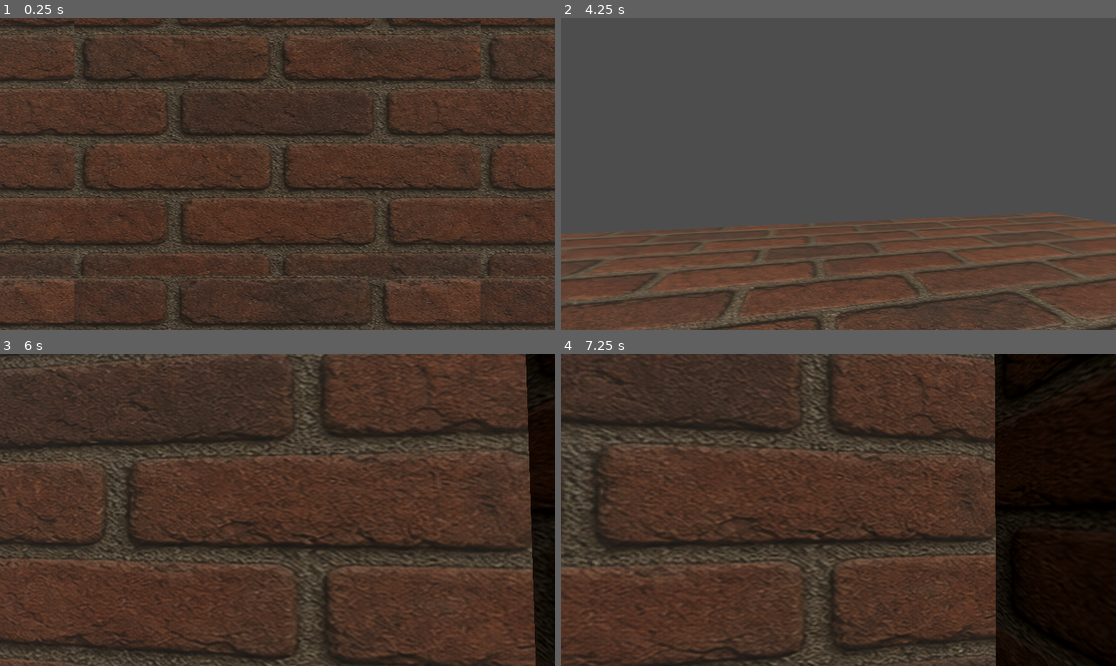
Above: before the commit, frames 1-4 (two rows, left to right).
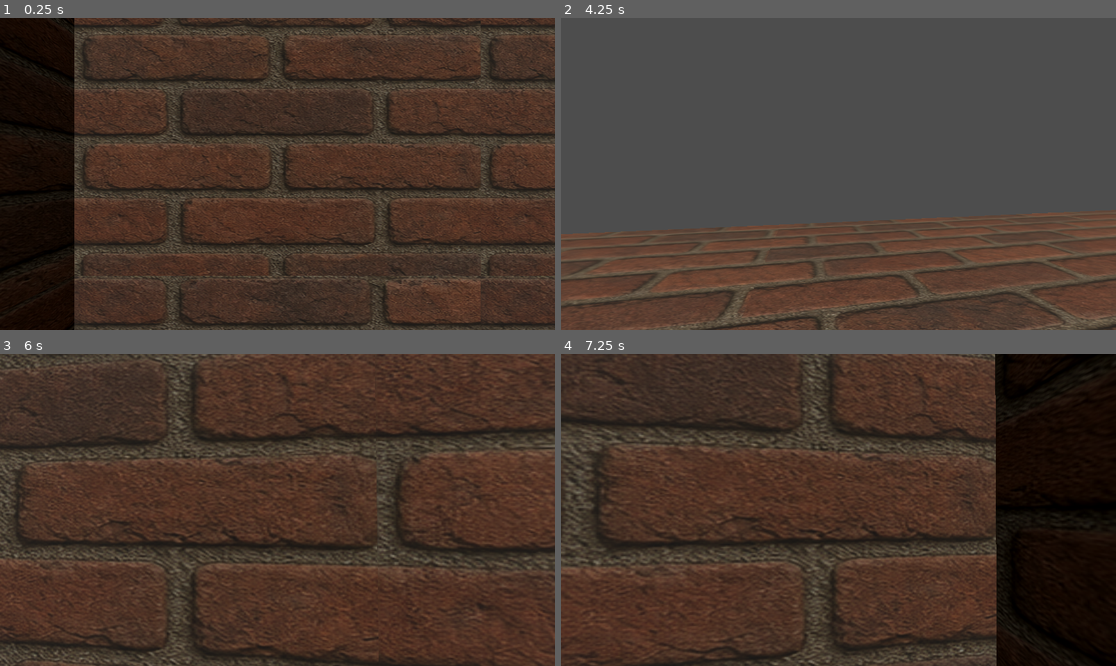
Above: after the commit, the same moments.

Repository: unOwen1111/3d-sample
Game: Godot game, scene res://scenes/main.tscn
The game is run twice, just before and just after one commit, with the same random seed, the same clock (stepped at 60 frames per second) and the same inputs.
Inputs (mouse positions are in pixels of both pictures, inside the frame that each line leads up to):
- Up to frame 1 (0.25 s): no input
- Up to frame 2 (4.25 s): tap Enter (ui_accept) at 0.5, 0.77, 1.52, 2.75, 3.02, 3.77 s; move the mouse to (866, 174) at 0.52 s; hold W (move_forward) from 0.53 s (still down); move the mouse to (810, 174) at 1.27 s; move the mouse to (849, 167) at 2.02 s; move the mouse to (832, 180) at 2.77 s; move the mouse to (877, 177) at 3.52 s
- Up to frame 3 (6 s): move the mouse to (233, 506) at 4.27 s; tap Enter (ui_accept) at 4.52, 5 s; move the mouse to (283, 510) at 5.02 s; move the mouse to (255, 503) at 5.77 s; release W (move_forward) at 5.78 s; hold D (move_right) from 5.78 s (still down)
- Up to frame 4 (7.25 s): tap Enter (ui_accept) at 6.02, 6.77 s; move the mouse to (866, 510) at 6.52 s; release D (move_right) at 6.53 s; hold W (move_forward) from 6.53 s (still down)

The runs differ from the first frame. In frame 1, 13% of the frame differs, in the area x 0-14%, y 0-100%; in frame 2, 0.1%; in frame 3, 18%, in the area x 0-100%, y 0-100%; in frame 4, 0.1%.

Commit message:
Refactor maze to dynamic generation with main.gd and Global autoload

Diff:
--- a/project.godot
+++ b/project.godot
@@ -14,6 +14,10 @@
 run/main_scene="res://scenes/main.tscn"
 config/features=PackedStringArray("4.6", "GL Compatibility")
 config/icon="res://icon.svg"
+
+[autoload]
+
+Global="*uid://cq6wa7xsm0ypt"
 
 [input]
 
--- a/scenes/main.tscn
+++ b/scenes/main.tscn
@@ -1,14 +1,12 @@
 [gd_scene format=3 uid="uid://coiyxvfqg8f7h"]
 
-[ext_resource type="PackedScene" uid="uid://5jnwn7sjdsmg" path="res://scenes/floor_and_wall.tscn" id="1_0xm2m"]
-[ext_resource type="PackedScene" uid="uid://c3uv3dhqgcuf1" path="res://scenes/floor_and_player.tscn" id="1_h2yge"]
-[ext_resource type="PackedScene" uid="uid://0x4wndd6y1hv" path="res://scenes/floor_only.tscn" id="4_1bvp3"]
-[ext_resource type="PackedScene" uid="uid://784ha3x2unbh" path="res://scenes/floor_and_goal.tscn" id="4_7mycd"]
+[ext_resource type="Script" uid="uid://bjspckci3526n" path="res://scripts/main.gd" id="1_0wfyh"]
 [ext_resource type="Script" uid="uid://cx1tf5h855vpi" path="res://scripts/hud.gd" id="4_lquwl"]
 
 [sub_resource type="Environment" id="Environment_1bvp3"]
 
 [node name="Main" type="Node3D" unique_id=147820603]
+script = ExtResource("1_0wfyh")
 
 [node name="DirectionalLight3D" type="DirectionalLight3D" parent="." unique_id=2067590261]
 transform = Transform3D(1, 0, 0, 0, 0.49999997, 0.86602545, 0, -0.86602545, 0.49999997, 0, 4, 0)
@@ -39,77 +37,3 @@
 vertical_alignment = 1
 
 [node name="Maze" type="Node3D" parent="." unique_id=1401788385]
-
-[node name="FloorAndWall_0_0" parent="Maze" unique_id=1711537256 instance=ExtResource("1_0xm2m")]
-transform = Transform3D(1, 0, 0, 0, 1, 0, 0, 0, 1, -2, 0, -1)
-
-[node name="FloorAndWall_0_1" parent="Maze" unique_id=722799159 instance=ExtResource("1_0xm2m")]
-transform = Transform3D(1, 0, 0, 0, 1, 0, 0, 0, 1, -1, 0, -1)
-
-[node name="FloorAndWall_0_2" parent="Maze" unique_id=1052402660 instance=ExtResource("1_0xm2m")]
-transform = Transform3D(1, 0, 0, 0, 1, 0, 0, 0, 1, 0, 0, -1)
-
-[node name="FloorAndWall_0_3" parent="Maze" unique_id=181394246 instance=ExtResource("1_0xm2m")]
-transform = Transform3D(1, 0, 0, 0, 1, 0, 0, 0, 1, 1, 0, -1)
-
-[node name="FloorAndWall_0_4" parent="Maze" unique_id=1662721502 instance=ExtResource("1_0xm2m")]
-transform = Transform3D(1, 0, 0, 0, 1, 0, 0, 0, 1, 2, 0, -1)
-
-[node name="FloorAndWall_1_0" parent="Maze" unique_id=153184807 instance=ExtResource("1_0xm2m")]
-transform = Transform3D(1, 0, 0, 0, 1, 0, 0, 0, 1, -2, 0, 0)
-
-[node name="FloorOnly_1_1" parent="Maze" unique_id=1454237015 instance=ExtResource("4_1bvp3")]
-transform = Transform3D(1, 0, 0, 0, 1, 0, 0, 0, 1, -1, 0, 0)
-
-[node name="FloorAndPlayer_1_2" parent="Maze" unique_id=1549931205 instance=ExtResource("1_h2yge")]
-
-[node name="FloorOnly_1_3" parent="Maze" unique_id=629737519 instance=ExtResource("4_1bvp3")]
-transform = Transform3D(1, 0, 0, 0, 1, 0, 0, 0, 1, 1, 0, 0)
-
-[node name="FloorAndWall_1_4" parent="Maze" unique_id=1650123984 instance=ExtResource("1_0xm2m")]
-transform = Transform3D(1, 0, 0, 0, 1, 0, 0, 0, 1, 2, 0, 0)
-
-[node name="FloorAndWall_2_0" parent="Maze" unique_id=265517313 instance=ExtResource("1_0xm2m")]
-transform = Transform3D(1, 0, 0, 0, 1, 0, 0, 0, 1, -2, 0, 1)
-
-[node name="FloorAndWall_2_1" parent="Maze" unique_id=1458822798 instance=ExtResource("1_0xm2m")]
-transform = Transform3D(1, 0, 0, 0, 1, 0, 0, 0, 1, -1, 0, 1)
-
-[node name="FloorAndWall_2_2" parent="Maze" unique_id=347725795 instance=ExtResource("1_0xm2m")]
-transform = Transform3D(1, 0, 0, 0, 1, 0, 0, 0, 1, 0, 0, 1)
-
-[node name="FloorOnly_2_3" parent="Maze" unique_id=2096578131 instance=ExtResource("4_1bvp3")]
-transform = Transform3D(1, 0, 0, 0, 1, 0, 0, 0, 1, 1, 0, 1)
-
-[node name="FloorAndWall_2_4" parent="Maze" unique_id=178625522 instance=ExtResource("1_0xm2m")]
-transform = Transform3D(1, 0, 0, 0, 1, 0, 0, 0, 1, 2, 0, 1)
-
-[node name="FloorAndWall_3_0" parent="Maze" unique_id=1379923194 instance=ExtResource("1_0xm2m")]
-transform = Transform3D(1, 0, 0, 0, 1, 0, 0, 0, 1, -2, 0, 2)
-
-[node name="FloorAndGoa_3_1" parent="Maze" unique_id=451856933 instance=ExtResource("4_7mycd")]
-transform = Transform3D(1, 0, 0, 0, 1, 0, 0, 0, 1, -1, 0, 2)
-
-[node name="FloorOnly_3_2" parent="Maze" unique_id=1729848884 instance=ExtResource("4_1bvp3")]
-transform = Transform3D(1, 0, 0, 0, 1, 0, 0, 0, 1, 0, 0, 2)
-
-[node name="FloorOnly_3_3" parent="Maze" unique_id=941650056 instance=ExtResource("4_1bvp3")]
-transform = Transform3D(1, 0, 0, 0, 1, 0, 0, 0, 1, 1, 0, 2)
-
-[node name="FloorAndWall_3_4" parent="Maze" unique_id=976944540 instance=ExtResource("1_0xm2m")]
-transform = Transform3D(1, 0, 0, 0, 1, 0, 0, 0, 1, 2, 0, 2)
-
-[node name="FloorAndWall_4_0" parent="Maze" unique_id=167072328 instance=ExtResource("1_0xm2m")]
-transform = Transform3D(1, 0, 0, 0, 1, 0, 0, 0, 1, -2, 0, 3)
-
-[node name="FloorAndWall_4_1" parent="Maze" unique_id=10553693 instance=ExtResource("1_0xm2m")]
-transform = Transform3D(1, 0, 0, 0, 1, 0, 0, 0, 1, -1, 0, 3)
-
-[node name="FloorAndWall_4_2" parent="Maze" unique_id=290110438 instance=ExtResource("1_0xm2m")]
-transform = Transform3D(1, 0, 0, 0, 1, 0, 0, 0, 1, 0, 0, 3)
-
-[node name="FloorAndWall_4_3" parent="Maze" unique_id=958940630 instance=ExtResource("1_0xm2m")]
-transform = Transform3D(1, 0, 0, 0, 1, 0, 0, 0, 1, 1, 0, 3)
-
-[node name="FloorAndWall_4_4" parent="Maze" unique_id=1457140678 instance=ExtResource("1_0xm2m")]
-transform = Transform3D(1, 0, 0, 0, 1, 0, 0, 0, 1, 2, 0, 3)
--- /dev/null
+++ b/scripts/global.gd
@@ -0,0 +1,24 @@
+extends Node
+
+
+enum BlockPattern {
+	FLOOR_ONLY,
+	FLOOR_AND_WALL,
+	FLOOR_AND_PLAYER,
+	FLOOR_AND_GOAL
+}
+
+var maze = [
+	[1,1,1,1,1,1,1,1,1,1],
+	[1,2,0,0,1,0,0,0,0,1],
+	[1,1,1,0,1,0,1,0,1,1],
+	[1,0,0,0,0,0,1,0,0,1],
+	[1,0,1,1,1,0,1,1,0,1],
+	[1,0,0,0,1,0,0,0,0,1],
+	[1,0,1,0,1,1,1,1,0,1],
+	[1,0,1,0,1,0,0,0,1,1],
+	[1,0,1,0,0,0,1,0,3,1],
+	[1,1,1,1,1,1,1,1,1,1]
+]
+
+const CELL_SIZE = 1
--- /dev/null
+++ b/scripts/main.gd
@@ -0,0 +1,33 @@
+extends Node3D
+
+
+var floor_only_scene = preload("res://scenes/floor_only.tscn")
+var floor_and_wall_scene = preload("res://scenes/floor_and_wall.tscn")
+var floor_and_player_scene = preload("res://scenes/floor_and_player.tscn")
+var floor_and_goal_scene = preload("res://scenes/floor_and_goal.tscn")
+
+func _ready() -> void:
+	create_maze()
+
+func create_maze() -> void:
+	for y in range(Global.maze.size()):
+		for x in range(Global.maze[y].size()):
+			var position = Vector3(x * Global.CELL_SIZE, 0, y * Global.CELL_SIZE)
+
+			match Global.maze[y][x]:
+				Global.BlockPattern.FLOOR_ONLY:
+					var floor_only = floor_only_scene.instantiate()
+					floor_only.position = position
+					add_child(floor_only)
+				Global.BlockPattern.FLOOR_AND_WALL:
+					var floor_and_wall = floor_and_wall_scene.instantiate()
+					floor_and_wall.position = position
+					add_child(floor_and_wall)
+				Global.BlockPattern.FLOOR_AND_PLAYER:
+					var floor_and_player = floor_and_player_scene.instantiate()
+					floor_and_player.position = position
+					add_child(floor_and_player)
+				Global.BlockPattern.FLOOR_AND_GOAL:
+					var floor_and_goal = floor_and_goal_scene.instantiate()
+					floor_and_goal.position = position
+					add_child(floor_and_goal)
Not shown, added: scripts/global.gd.uid
Not shown, added: scripts/main.gd.uid
